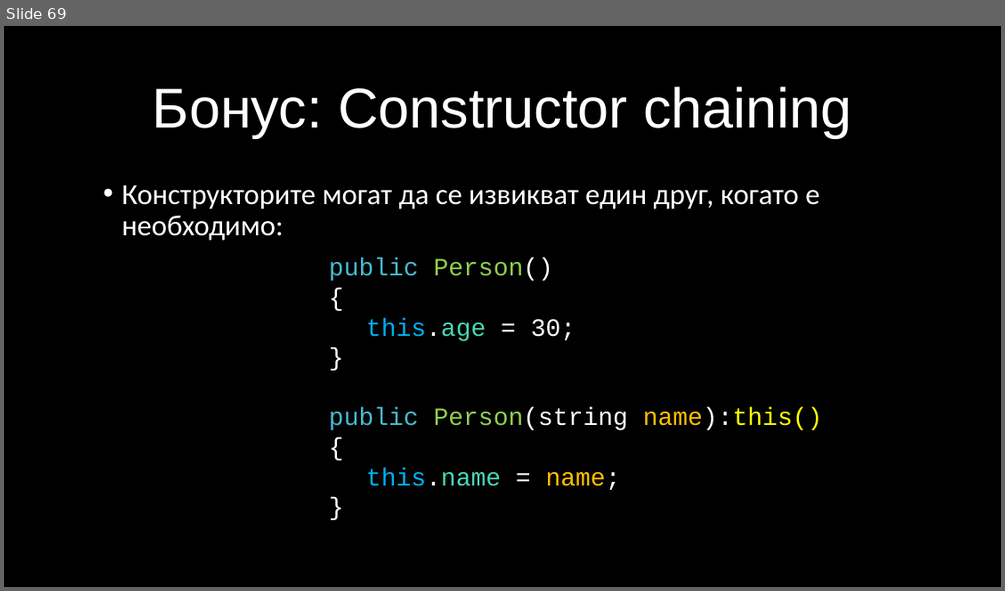
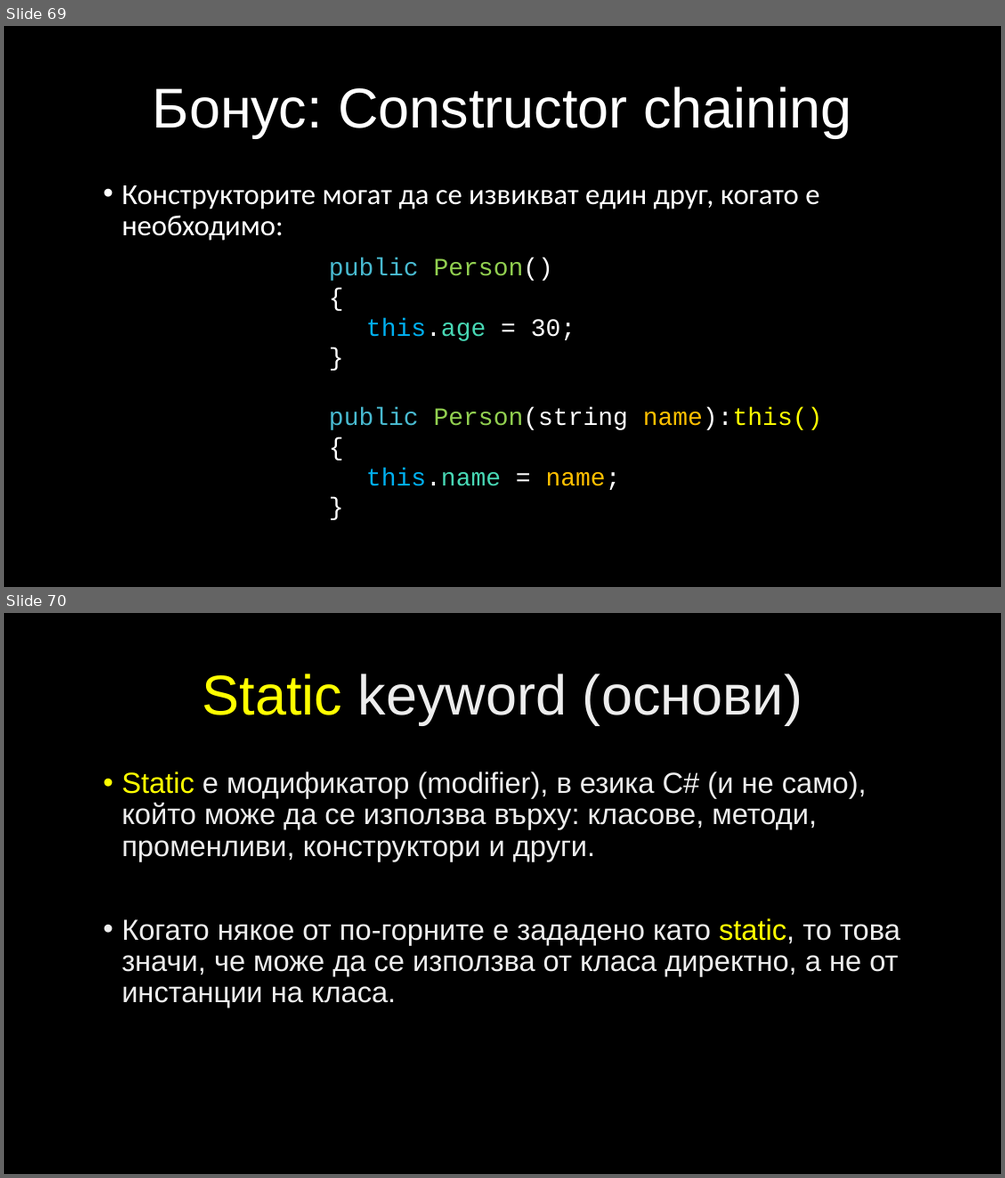
Before and after one commit to velizar92/CSharp-Programming-Presentations, a slide deck: C# Intermediate.pptx. Shown one above the other, each under a label of ours: slide 69 before the commit, slides 69 and 70 after it. The pictures are 1005x591 and 1005x1178 pixels, drawn with LibreOffice and Linux fonts; fonts in the diff are those of the drawing; background and template pictures are left out. Boxes give left, top, right and bottom in pixels: in the first picture for what was removed or moved away, otherwise in the second. Text is boxed around its words. In the diff, an @@ line names an element or a change of style, - is before the commit and + after.

Commit message:
Static keyword material

```diff
--- a/C# Intermediate.pptx
+++ b/C# Intermediate.pptx
@@ slide 70 added at (4,613,1001,1174), background picture (left out) @@
@@ title added at (202,674,802,725), 54 pt, text gradient #BFBFBF to #EDEDED to #FFFFFF @@
+Static keyword (основи)
@@ text added at (121,771,900,1007), 28 pt, text gradient #BFBFBF to #EDEDED to #FFFFFF @@
+• Static е модификатор (modifier), в езика C# (и не само), който може да се използва върху: класове, методи, променливи, конструктори и други.
+• Когато някое от по-горните е зададено като static, то това значи, че може да се използва от класа директно, а не от инстанции на класа.
```
Also in this commit, not shown: 1 other slide added.
